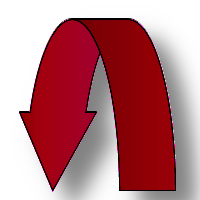
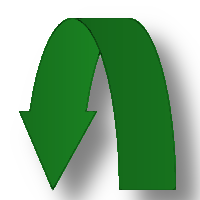
Comparing the layer stacks of the two (200, 200) images. Changes:
showed "Pasted Layer copy #2", painted on it over [19, 18, 176, 191]
hid "Pasted Layer copy #1" over [19, 19, 176, 192]
